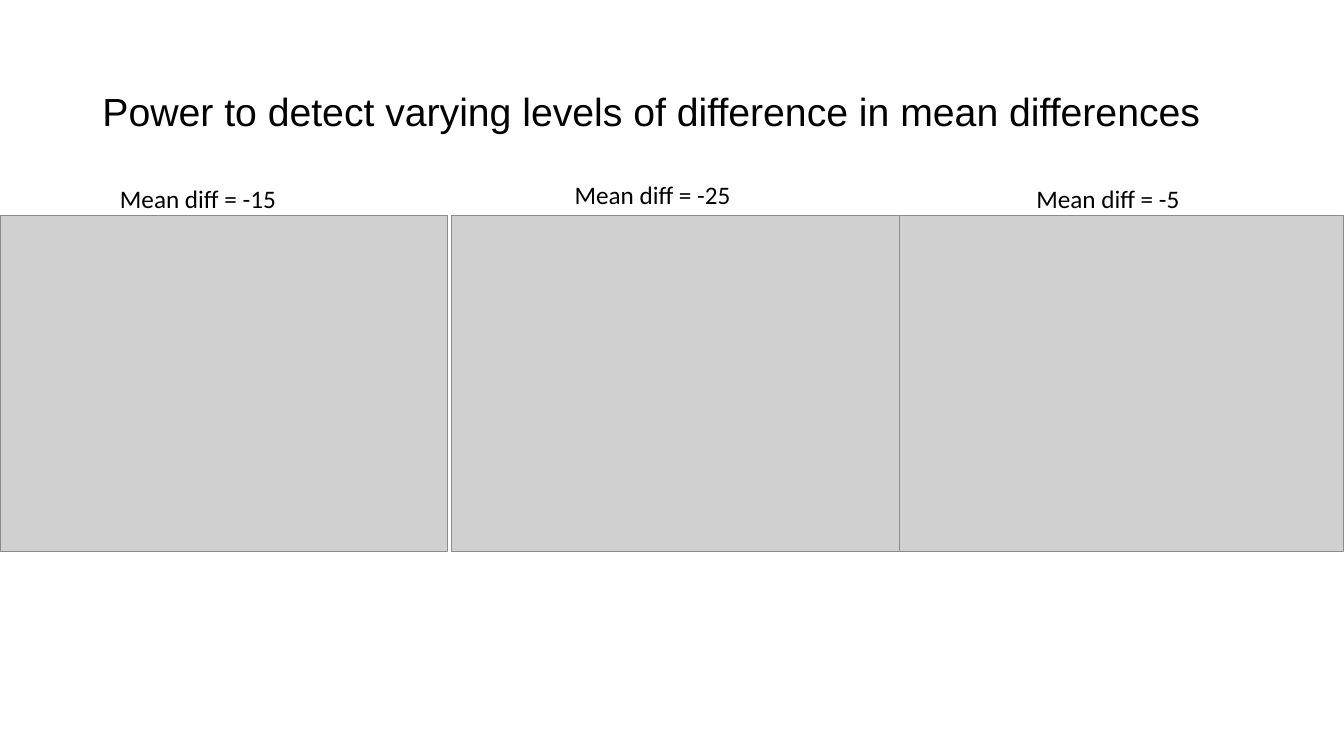
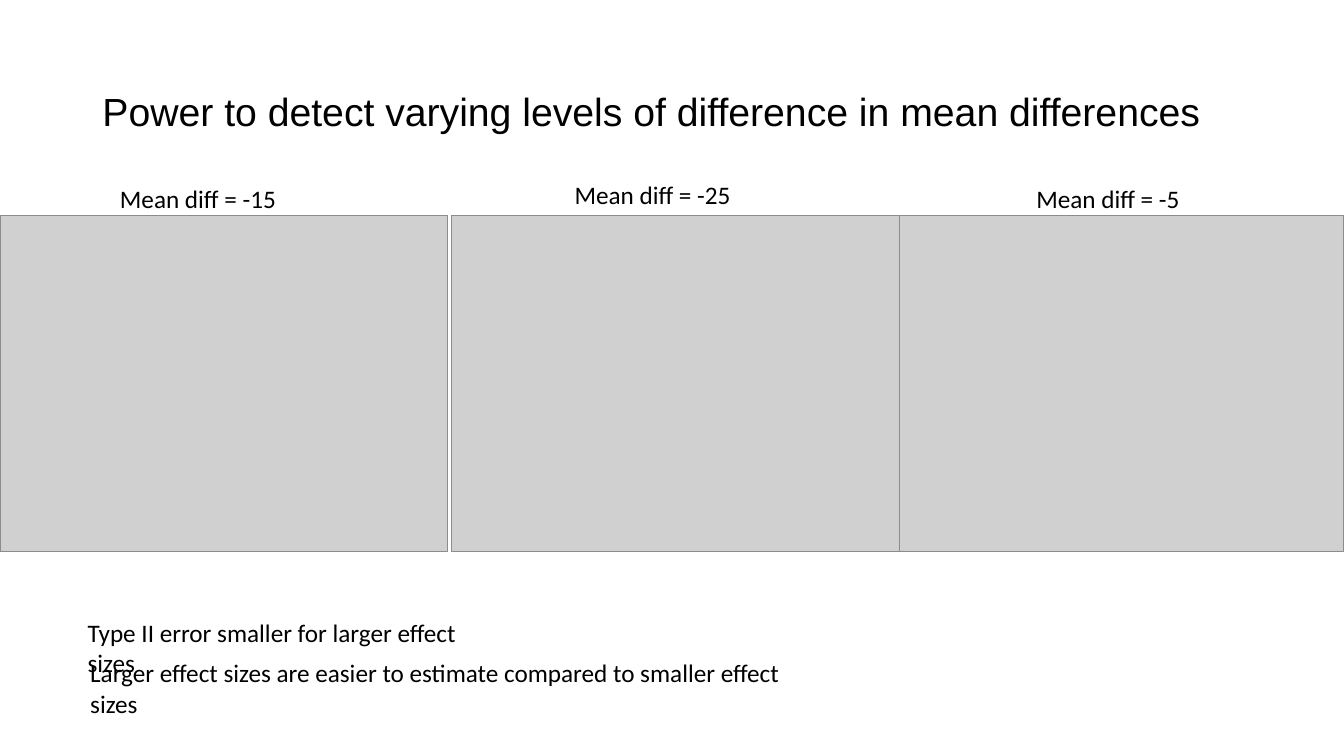
Before and after one commit to gladstone-institutes/Bioinformatics-Workshops, a slide deck: slide 33 of hypothesis-testing/HypothesisTesting.pptx (slide 28 before the commit). Drawn at 1344x756 pixels with LibreOffice and Linux fonts; fonts in the diff are those of the drawing; grey boxes stand for pictures. Boxes give left, top, right and bottom in pixels: in the first picture for what was removed or moved away, otherwise in the second. Text is boxed around its words. In the diff, an @@ line names an element or a change of style, - is before the commit and + after.

```diff
--- a/hypothesis-testing/HypothesisTesting.pptx
+++ b/hypothesis-testing/HypothesisTesting.pptx
@@ text added at <box>88,624,456,678</box>, 18 pt, text #000000 @@
+Type II error smaller for larger effect sizes
@@ text added at <box>90,662,779,687</box>, 18 pt, text #000000 @@
+Larger effect sizes are easier to estimate compared to smaller effect sizes
```
Also in this commit, not shown: 8 other slides changed, 6 slides added.
